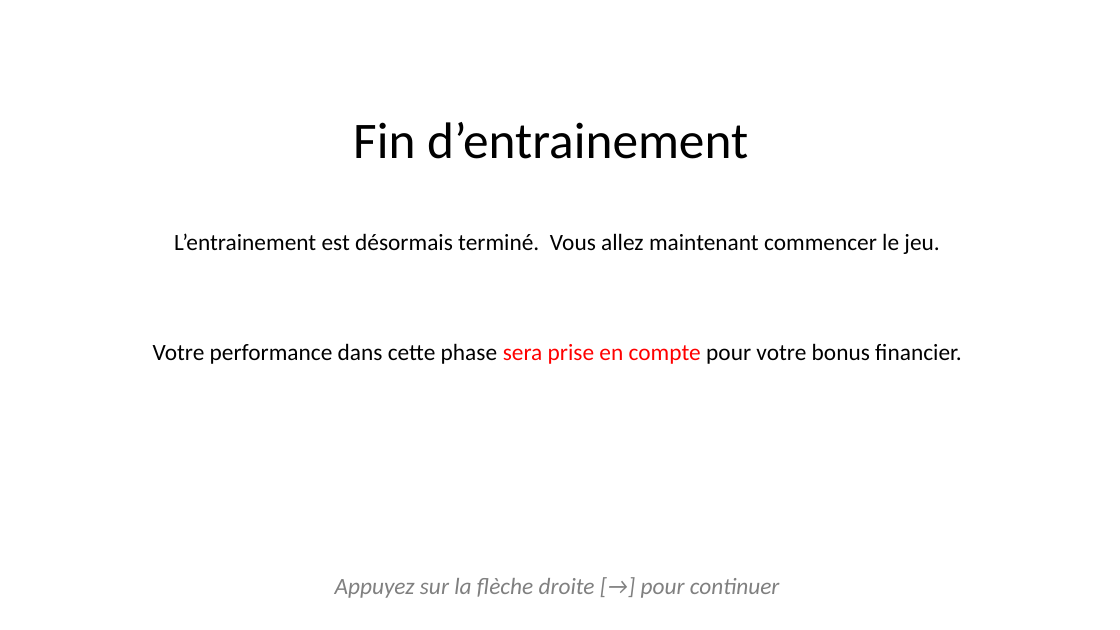
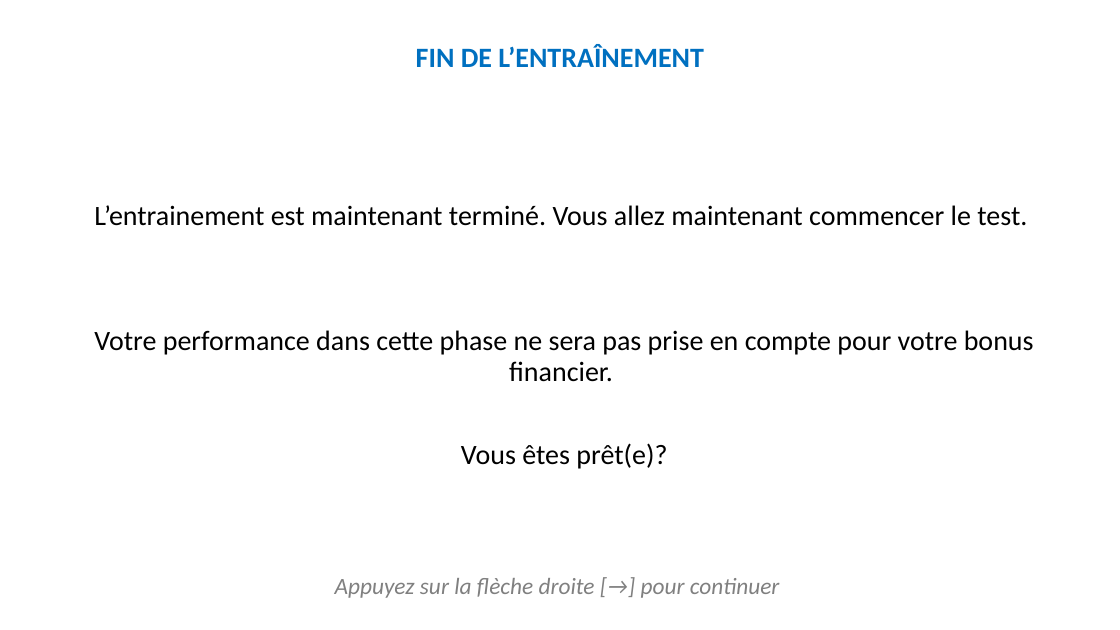
Before and after one commit to MBB-team/Online_Testing, a slide deck: slide 14 of src/DPD_task/stimuli/instructions/instructionsDPD.pptx (slide 11 before the commit). Drawn at 1120x630 pixels with LibreOffice and Linux fonts; fonts in the diff are those of the drawing. Boxes give left, top, right and bottom in pixels: in the first picture for what was removed or moved away, otherwise in the second. Text is boxed around its words. In the diff, an @@ line names an element or a change of style, - is before the commit and + after.

Commit message:
modif instructions test DPD
+ a few other modifs on the other tests

```diff
--- a/src/DPD_task/stimuli/instructions/instructionsDPD.pptx
+++ b/src/DPD_task/stimuli/instructions/instructionsDPD.pptx
@@ text added at [416, 44, 704, 67], 24 pt, text #0070C0, bold @@
+FIN DE L’ENTRAÎNEMENT
@@ title removed at [353, 122, 748, 159] @@
-Fin d’entrainement
@@ text at [94, 205, 1034, 469]: text changed; size 20 to 24 pt @@
-L’entrainement est désormais terminé. Vous allez maintenant commencer le jeu.
-Votre performance dans cette phase sera prise en compte pour votre bonus financier.
+L’entrainement est maintenant terminé. Vous allez maintenant commencer le test.
+Votre performance dans cette phase ne sera pas prise en compte pour votre bonus financier.
+Vous êtes prêt(e)?
```
Also in this commit, not shown: 14 other slides changed, 8 slides added, 3 slides removed, 2 other files.
